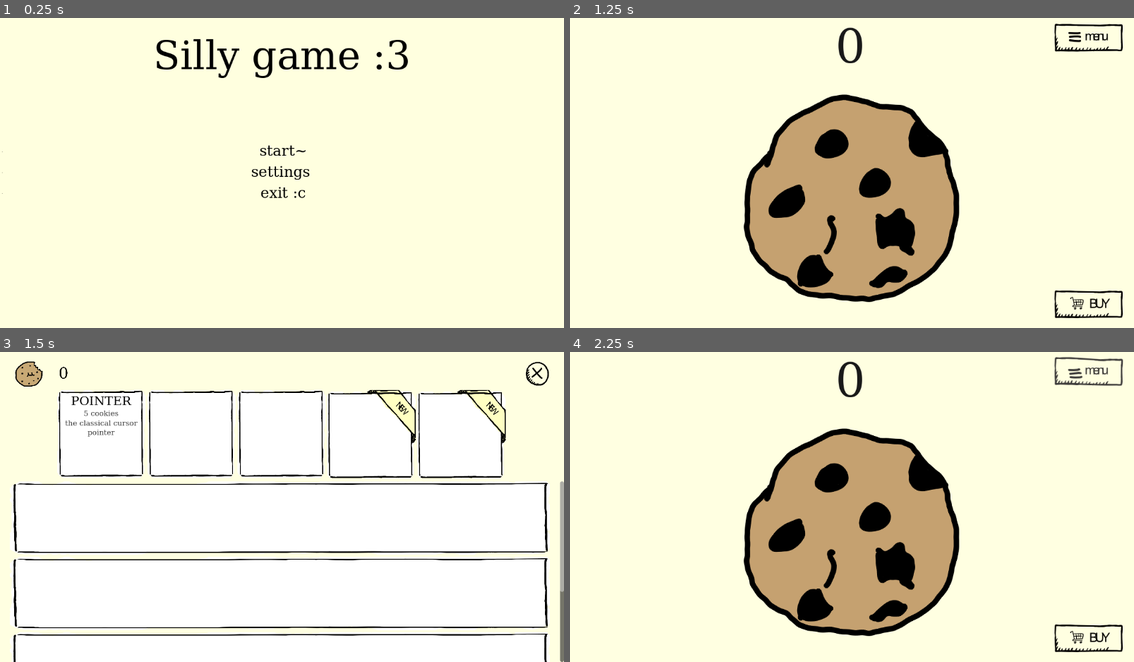
Above: before the commit, frames 1-4 (two rows, left to right).
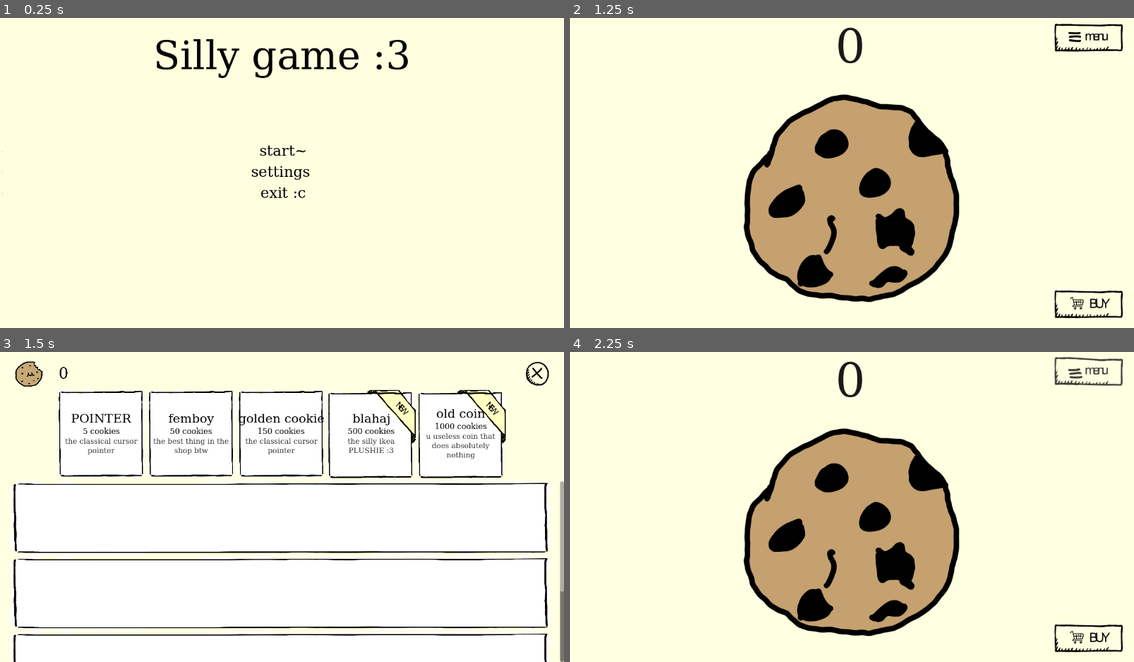
Above: after the commit, the same moments.

Repository: FoxyIsCoding/shorkyy
Game: Godot game, scene res://scenes/menu.tscn
Two runs of this game, one before a commit and one after it. Both use one fixed random seed, a clock stepped at 60 frames per second and the inputs below.
Inputs (mouse positions are in pixels of both pictures, inside the frame that each line leads up to):
- Up to frame 1 (0.25 s): no input
- Up to frame 2 (1.25 s): click "start~" at 0.5 s
- Up to frame 3 (1.5 s): click (518, 637) at 1.25 s
- Up to frame 4 (2.25 s): click (1105, 373) at 2 s

Frames 1-2 are identical in both runs. In frame 3, 2.2% of the frame differs, in the area x 11-88%, y 14-35%; in frame 4, nothing differs.
Error in both runs: Invalid assignment of property or key 'text' with value of type 'int' on a base object of type 'Label'. (res://scripts/cookieController.gd:26)

Commit message:
finished top bar shop UI

Diff:
--- a/scenes/shop.tscn
+++ b/scenes/shop.tscn
@@ -92,22 +92,20 @@
 layout_mode = 2
 theme_override_styles/panel = SubResource("StyleBoxTexture_y6sft")
 
-[node name="VBoxContainer" type="VBoxContainer" parent="HBoxContainer2/pointer"]
-custom_minimum_size = Vector2(6.635, 56.825)
-layout_mode = 1
-anchors_preset = -1
-anchor_left = 0.044444446
-anchor_top = 0.03888889
-anchor_right = 0.95555556
-anchor_bottom = 0.95
-grow_horizontal = 2
-grow_vertical = 2
-metadata/_edit_use_anchors_ = true
-
-[node name="TextureRect" type="TextureRect" parent="HBoxContainer2/pointer/VBoxContainer"]
-layout_mode = 2
-
-[node name="Label" type="Label" parent="HBoxContainer2/pointer/VBoxContainer"]
+[node name="box" type="VBoxContainer" parent="HBoxContainer2/pointer"]
+custom_minimum_size = Vector2(6.635, 56.825)
+layout_mode = 1
+anchors_preset = -1
+anchor_left = 0.044444446
+anchor_top = 0.03888889
+anchor_right = 0.95555556
+anchor_bottom = 0.9611111
+grow_horizontal = 2
+grow_vertical = 2
+alignment = 1
+metadata/_edit_use_anchors_ = true
+
+[node name="item_name" type="Label" parent="HBoxContainer2/pointer/box"]
 layout_mode = 2
 theme_override_colors/font_color = Color(0, 0, 0, 1)
 theme_override_fonts/font = SubResource("SystemFont_y6sft")
@@ -117,16 +115,16 @@
 vertical_alignment = 1
 uppercase = true
 
-[node name="Label2" type="Label" parent="HBoxContainer2/pointer/VBoxContainer"]
-layout_mode = 2
-theme_override_colors/font_color = Color(0.19434929, 0.19434926, 0.19434926, 1)
-theme_override_fonts/font = SubResource("SystemFont_y6sft")
-theme_override_font_sizes/font_size = 15
+[node name="price" type="Label" parent="HBoxContainer2/pointer/box"]
+layout_mode = 2
+theme_override_colors/font_color = Color(0, 0, 0, 1)
+theme_override_fonts/font = SubResource("SystemFont_y6sft")
+theme_override_font_sizes/font_size = 16
 text = "5 cookies"
 horizontal_alignment = 1
 vertical_alignment = 1
 
-[node name="Label3" type="Label" parent="HBoxContainer2/pointer/VBoxContainer"]
+[node name="desc" type="Label" parent="HBoxContainer2/pointer/box"]
 custom_minimum_size = Vector2(24.665, 5.205)
 layout_mode = 2
 theme_override_colors/font_color = Color(0.19434929, 0.19434926, 0.19434926, 1)
@@ -142,20 +140,189 @@
 layout_mode = 2
 theme_override_styles/panel = SubResource("StyleBoxTexture_y6sft")
 
+[node name="box" type="VBoxContainer" parent="HBoxContainer2/femboys"]
+custom_minimum_size = Vector2(6.635, 56.825)
+layout_mode = 1
+anchors_preset = -1
+anchor_left = 0.044444446
+anchor_top = 0.03888889
+anchor_right = 0.95555556
+anchor_bottom = 0.9611111
+grow_horizontal = 2
+grow_vertical = 2
+alignment = 1
+metadata/_edit_use_anchors_ = true
+
+[node name="item_name" type="Label" parent="HBoxContainer2/femboys/box"]
+layout_mode = 2
+theme_override_colors/font_color = Color(0, 0, 0, 1)
+theme_override_fonts/font = SubResource("SystemFont_y6sft")
+theme_override_font_sizes/font_size = 25
+text = "femboy"
+horizontal_alignment = 1
+vertical_alignment = 1
+
+[node name="price" type="Label" parent="HBoxContainer2/femboys/box"]
+layout_mode = 2
+theme_override_colors/font_color = Color(0, 0, 0, 1)
+theme_override_fonts/font = SubResource("SystemFont_y6sft")
+theme_override_font_sizes/font_size = 16
+text = "50 cookies"
+horizontal_alignment = 1
+vertical_alignment = 1
+
+[node name="desc" type="Label" parent="HBoxContainer2/femboys/box"]
+custom_minimum_size = Vector2(24.665, 5.205)
+layout_mode = 2
+theme_override_colors/font_color = Color(0.19434929, 0.19434926, 0.19434926, 1)
+theme_override_fonts/font = SubResource("SystemFont_y6sft")
+theme_override_font_sizes/font_size = 15
+text = "the best thing in the shop btw"
+horizontal_alignment = 1
+vertical_alignment = 1
+autowrap_mode = 2
+
 [node name="golden_cookie" type="Panel" parent="HBoxContainer2"]
 custom_minimum_size = Vector2(180, 180)
 layout_mode = 2
 theme_override_styles/panel = SubResource("StyleBoxTexture_y6sft")
 
+[node name="box" type="VBoxContainer" parent="HBoxContainer2/golden_cookie"]
+custom_minimum_size = Vector2(6.635, 56.825)
+layout_mode = 1
+anchors_preset = -1
+anchor_left = 0.044444446
+anchor_top = 0.03888889
+anchor_right = 0.95555556
+anchor_bottom = 0.9611111
+grow_horizontal = 2
+grow_vertical = 2
+alignment = 1
+metadata/_edit_use_anchors_ = true
+
+[node name="item_name" type="Label" parent="HBoxContainer2/golden_cookie/box"]
+layout_mode = 2
+theme_override_colors/font_color = Color(0, 0, 0, 1)
+theme_override_fonts/font = SubResource("SystemFont_y6sft")
+theme_override_font_sizes/font_size = 25
+text = "golden cookie"
+horizontal_alignment = 1
+vertical_alignment = 1
+
+[node name="price" type="Label" parent="HBoxContainer2/golden_cookie/box"]
+layout_mode = 2
+theme_override_colors/font_color = Color(0, 0, 0, 1)
+theme_override_fonts/font = SubResource("SystemFont_y6sft")
+theme_override_font_sizes/font_size = 16
+text = "150 cookies"
+horizontal_alignment = 1
+vertical_alignment = 1
+
+[node name="desc" type="Label" parent="HBoxContainer2/golden_cookie/box"]
+custom_minimum_size = Vector2(24.665, 5.205)
+layout_mode = 2
+theme_override_colors/font_color = Color(0.19434929, 0.19434926, 0.19434926, 1)
+theme_override_fonts/font = SubResource("SystemFont_y6sft")
+theme_override_font_sizes/font_size = 15
+text = "the classical cursor pointer"
+horizontal_alignment = 1
+vertical_alignment = 1
+autowrap_mode = 2
+
 [node name="blahaj" type="Panel" parent="HBoxContainer2"]
 custom_minimum_size = Vector2(180, 180)
 layout_mode = 2
 theme_override_styles/panel = SubResource("StyleBoxTexture_m4ofw")
 
+[node name="box" type="VBoxContainer" parent="HBoxContainer2/blahaj"]
+custom_minimum_size = Vector2(6.635, 56.825)
+layout_mode = 1
+anchors_preset = -1
+anchor_left = 0.044444446
+anchor_top = 0.03888889
+anchor_right = 0.95555556
+anchor_bottom = 0.9611111
+grow_horizontal = 2
+grow_vertical = 2
+alignment = 1
+metadata/_edit_use_anchors_ = true
+
+[node name="item_name" type="Label" parent="HBoxContainer2/blahaj/box"]
+layout_mode = 2
+theme_override_colors/font_color = Color(0, 0, 0, 1)
+theme_override_fonts/font = SubResource("SystemFont_y6sft")
+theme_override_font_sizes/font_size = 25
+text = "blahaj"
+horizontal_alignment = 1
+vertical_alignment = 1
+
+[node name="price" type="Label" parent="HBoxContainer2/blahaj/box"]
+layout_mode = 2
+theme_override_colors/font_color = Color(0, 0, 0, 1)
+theme_override_fonts/font = SubResource("SystemFont_y6sft")
+theme_override_font_sizes/font_size = 16
+text = "500 cookies"
+horizontal_alignment = 1
+vertical_alignment = 1
+
+[node name="desc" type="Label" parent="HBoxContainer2/blahaj/box"]
+custom_minimum_size = Vector2(24.665, 5.205)
+layout_mode = 2
+theme_override_colors/font_color = Color(0.19434929, 0.19434926, 0.19434926, 1)
+theme_override_fonts/font = SubResource("SystemFont_y6sft")
+theme_override_font_sizes/font_size = 15
+text = "the silly ikea PLUSHIE :3"
+horizontal_alignment = 1
+vertical_alignment = 1
+autowrap_mode = 2
+
 [node name="useless_coin" type="Panel" parent="HBoxContainer2"]
 custom_minimum_size = Vector2(180, 180)
 layout_mode = 2
 theme_override_styles/panel = SubResource("StyleBoxTexture_m4ofw")
+
+[node name="box" type="VBoxContainer" parent="HBoxContainer2/useless_coin"]
+custom_minimum_size = Vector2(6.635, 56.825)
+layout_mode = 1
+anchors_preset = -1
+anchor_left = 0.044444446
+anchor_top = 0.03888889
+anchor_right = 0.95555556
+anchor_bottom = 0.9611111
+offset_left = -3.0
+grow_horizontal = 2
+grow_vertical = 2
+alignment = 1
+metadata/_edit_use_anchors_ = true
+
+[node name="item_name" type="Label" parent="HBoxContainer2/useless_coin/box"]
+layout_mode = 2
+theme_override_colors/font_color = Color(0, 0, 0, 1)
+theme_override_fonts/font = SubResource("SystemFont_y6sft")
+theme_override_font_sizes/font_size = 25
+text = "old coin"
+horizontal_alignment = 1
+vertical_alignment = 1
+
+[node name="price" type="Label" parent="HBoxContainer2/useless_coin/box"]
+layout_mode = 2
+theme_override_colors/font_color = Color(0, 0, 0, 1)
+theme_override_fonts/font = SubResource("SystemFont_y6sft")
+theme_override_font_sizes/font_size = 16
+text = "1000 cookies"
+horizontal_alignment = 1
+vertical_alignment = 1
+
+[node name="desc" type="Label" parent="HBoxContainer2/useless_coin/box"]
+custom_minimum_size = Vector2(0, 25.395)
+layout_mode = 2
+theme_override_colors/font_color = Color(0.19434929, 0.19434926, 0.19434926, 1)
+theme_override_fonts/font = SubResource("SystemFont_y6sft")
+theme_override_font_sizes/font_size = 15
+text = "u useless coin that does absolutely nothing"
+horizontal_alignment = 1
+vertical_alignment = 1
+autowrap_mode = 2
 
 [node name="extra" type="ScrollContainer" parent="."]
 layout_mode = 1
Binary file added: assets/my majestic art made in MS paint lol/ui art/shop/pointer.png
Not shown, added: assets/my majestic art made in MS paint lol/ui art/shop/pointer.png.import
Not shown, changed: assets/my majestic art made in MS paint lol/buttons ig/the hamburger kinda looking menu button/menu.afphoto~lock~
Not shown, changed: assets/my majestic art made in MS paint lol/buttons ig/the hamburger kinda looking menu button/menu_hover.afphoto~lock~
Not shown, changed: assets/my majestic art made in MS paint lol/buttons ig/the hamburger kinda looking menu button/menu_presssed.afphoto~lock~
Not shown, changed: assets/my majestic art made in MS paint lol/buttons ig/the majestic exit-close button/close.afphoto~lock~
Not shown, changed: assets/my majestic art made in MS paint lol/buttons ig/the majestic exit-close button/close_hover.afphoto~lock~
Not shown, changed: assets/my majestic art made in MS paint lol/buttons ig/the majestic exit-close button/close_pressed.afphoto~lock~
Not shown, changed: assets/my majestic art made in MS paint lol/cookiee.afphoto~lock~
Not shown, changed: assets/my majestic art made in MS paint lol/shop_hover.afphoto~lock~
Not shown, changed: assets/my majestic art made in MS paint lol/ui art/box_recommended.afphoto~lock~
Not shown, removed: assets/my majestic art made in MS paint lol/ui art/box_recommended_new.afphoto~lock~
(and 3 more such lines)
